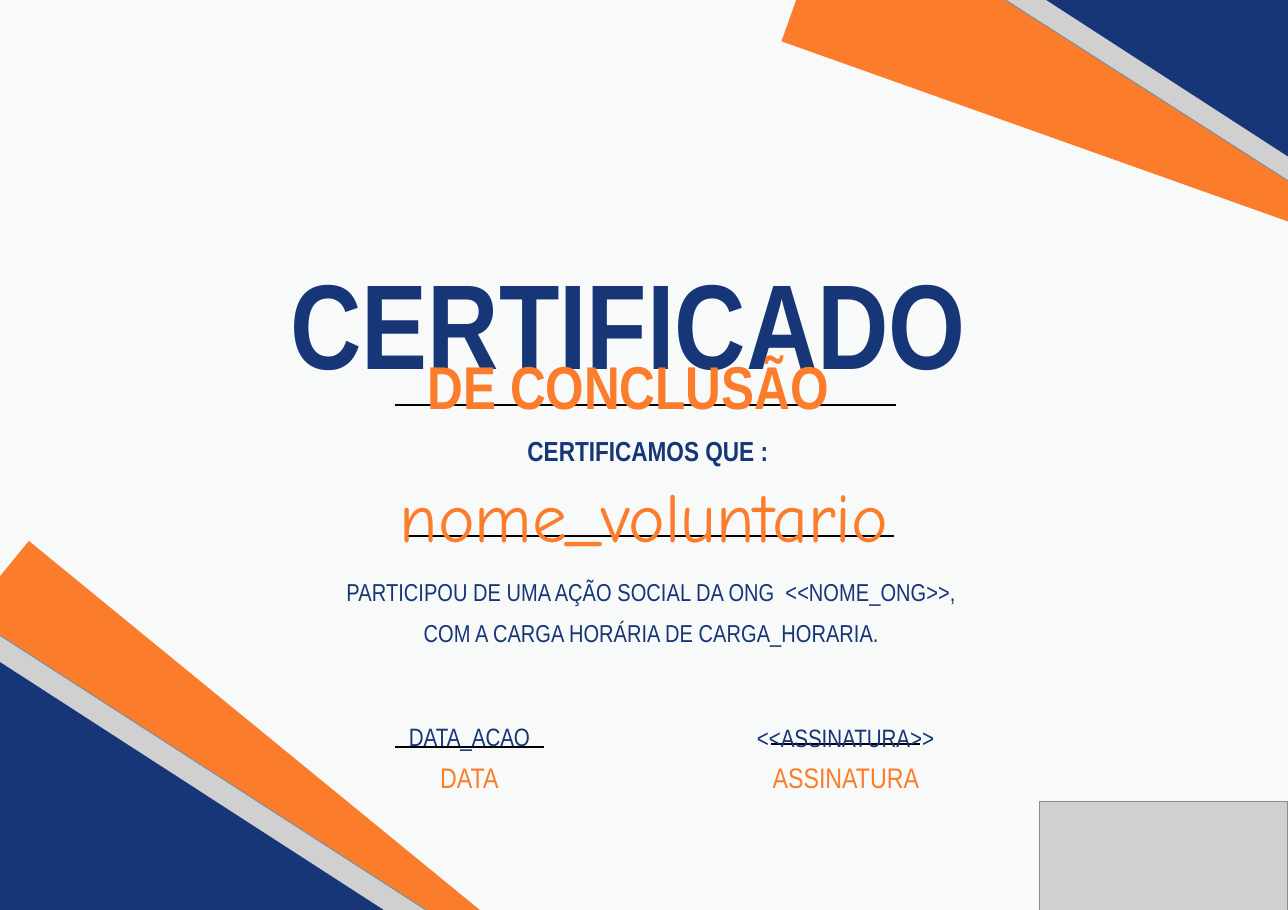
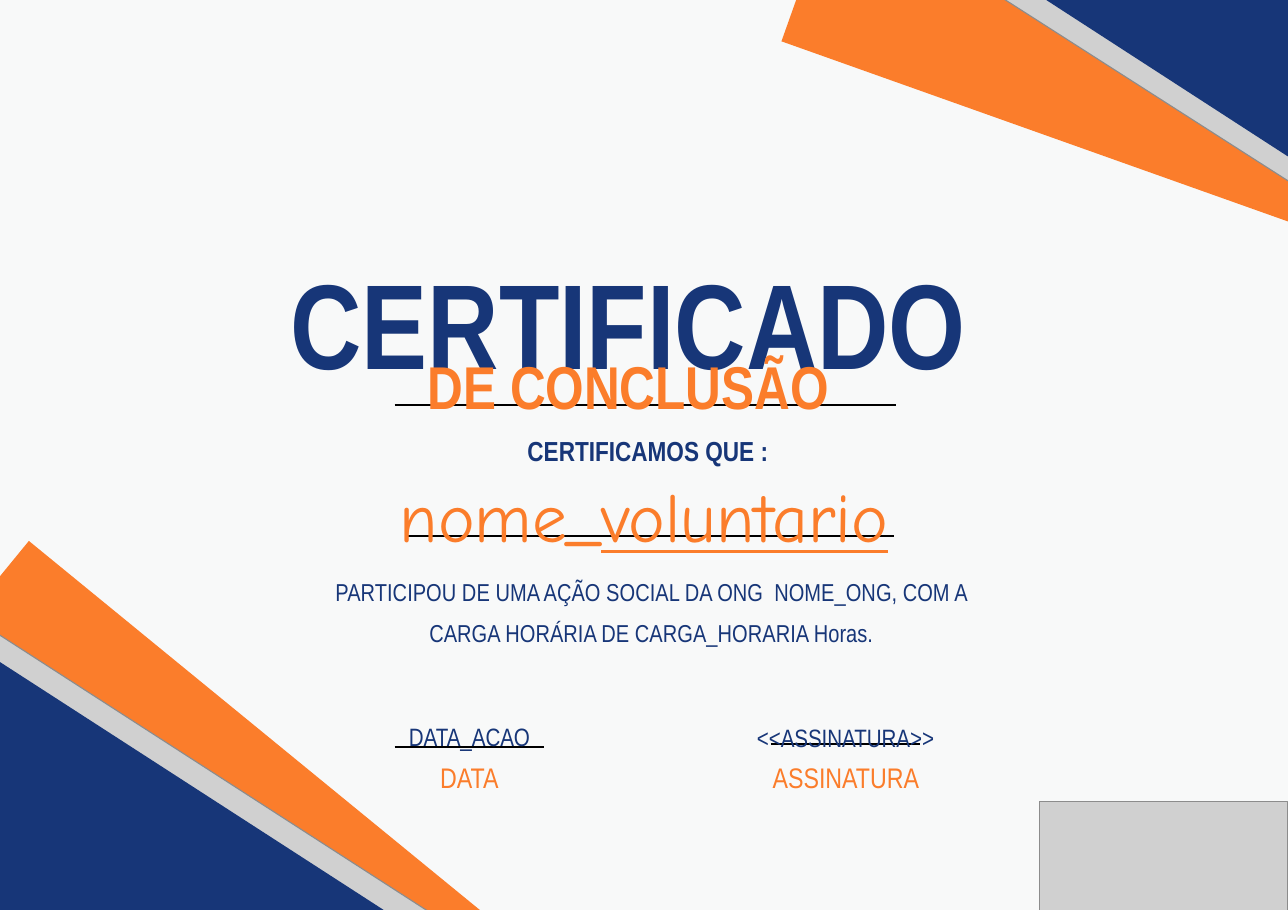
Before and after one commit to Feguti/AiderHubShippuden, a slide deck: slide 1 of AiderHubAtual/Relatorio/certificado_de_conclusão_modelo.pptx. Drawn at 1288x910 pixels with LibreOffice and Linux fonts; fonts in the diff are those of the drawing; grey boxes stand for pictures. Boxes give left, top, right and bottom in pixels: in the first picture for what was removed or moved away, otherwise in the second. Text is boxed around its words. In the diff, an @@ line names an element or a change of style, - is before the commit and + after.

```diff
--- a/AiderHubAtual/Relatorio/certificado_de_conclusão_modelo.pptx
+++ b/AiderHubAtual/Relatorio/certificado_de_conclusão_modelo.pptx
@@ text "nome_voluntario" at bbox=[400, 494, 889, 553]: underline on in "nome_voluntario" @@
@@ text at bbox=[335, 581, 967, 647]: text changed @@
-PARTICIPOU DE UMA AÇÃO SOCIAL DA ONG <<NOME_ONG>>, COM A CARGA HORÁRIA DE CARGA_HORARIA.
+PARTICIPOU DE UMA AÇÃO SOCIAL DA ONG NOME_ONG, COM A CARGA HORÁRIA DE CARGA_HORARIA Horas.
```
Also in this commit, not shown: 7 other files.
